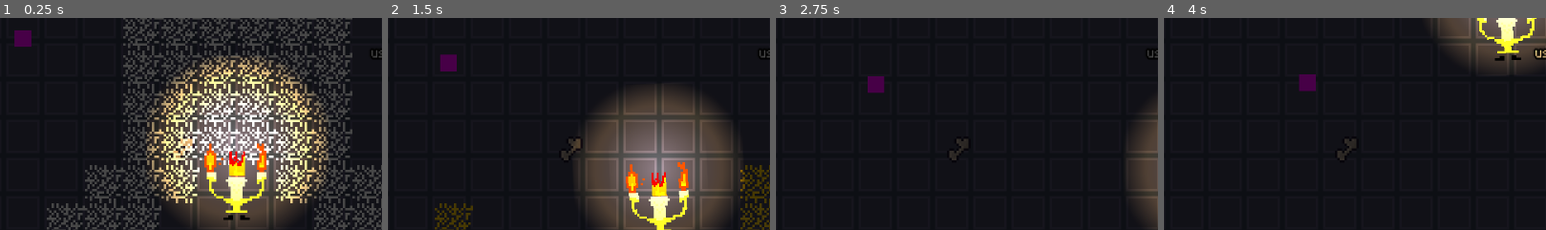
Above: before the commit, frames 1-4 (left to right).
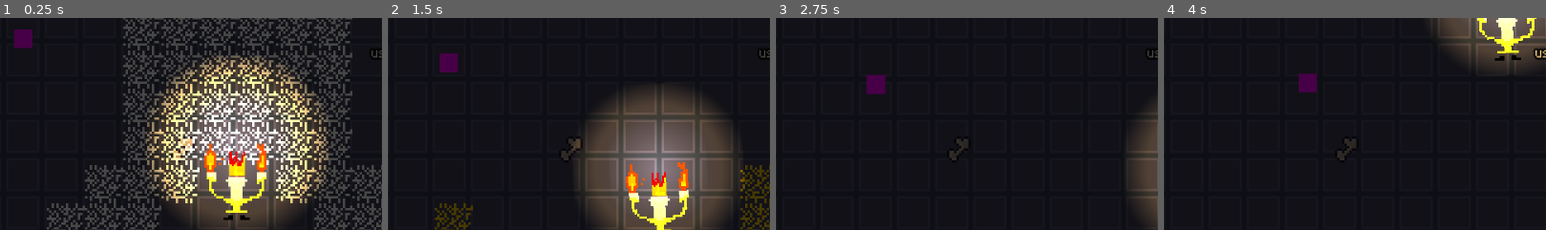
Above: after the commit, the same moments.

Repository: pinkytoefoo/candle
Game: Godot game, scene res://dungeons/dungeon_tutorial.tscn
Two runs of this game, one before a commit and one after it. Both use one fixed random seed, a clock stepped at 60 frames per second and the inputs below.
Inputs (mouse positions are % of the whole screen's width and height, from its top left):
- Up to frame 1 (0.25 s): no input
- Up to frame 2 (1.5 s): move the mouse to (72, 44) at 0.52 s; hold D (right) 0.53-1.28 s; hold E (interact) 0.53-1.28 s; move the mouse to (30, 54) at 1.27 s; hold S (down) from 1.28 s (still down); tap Mouse wheel down (scroll_down) at 1.35 s
- Up to frame 3 (2.75 s): move the mouse to (60, 27) at 2.02 s; release S (down) at 2.03 s; hold D (right) from 2.03 s (still down); tap Mouse wheel up (scroll_up) at 2.1 s
- Up to frame 4 (4 s): move the mouse to (45, 70) at 2.77 s; release D (right) at 2.78 s; hold W (up) 2.78-3.53 s; tap E (interact) at 2.85 s; move the mouse to (80, 65) at 3.52 s; hold A (left) from 3.53 s (still down); tap Mouse wheel down (scroll_down) at 3.6 s
The pictures show only the part of the screen within x 19-69%, y 45-95%; the shares and areas given below are measured in that part.

The runs differ from the first frame. In frame 1, less than 0.1% of the frame differs, in the area x 3-9%, y 5-15%; in frame 2, less than 0.1%; in frame 3, 0.1%, in the area x 23-29%, y 27-37%; in frame 4, 0.1%.

Commit message:
added shadows

Diff:
--- a/entities/enemy/enemy_test.tscn
+++ b/entities/enemy/enemy_test.tscn
@@ -6,14 +6,20 @@
 
 [sub_resource type="RectangleShape2D" id="RectangleShape2D_20erm"]
 
+[sub_resource type="OccluderPolygon2D" id="OccluderPolygon2D_ok24e"]
+polygon = PackedVector2Array(0, -4, 4, -4, 4, 4, -4, 4, -4, -4)
+
 [node name="EnemyTest" type="CharacterBody2D" unique_id=2141791888]
 collision_mask = 2
 script = ExtResource("1_imbt5")
 
 [node name="Sprite2D" type="Sprite2D" parent="." unique_id=311116793]
-scale = Vector2(7, 7)
+scale = Vector2(7.825, 7.825)
 texture = SubResource("PlaceholderTexture2D_7tkht")
 
 [node name="CollisionShape2D" type="CollisionShape2D" parent="." unique_id=1573196023]
 scale = Vector2(0.4, 0.4)
 shape = SubResource("RectangleShape2D_20erm")
+
+[node name="LightOccluder2D" type="LightOccluder2D" parent="." unique_id=1178468115]
+occluder = SubResource("OccluderPolygon2D_ok24e")
--- a/entities/player/player.tscn
+++ b/entities/player/player.tscn
@@ -241,6 +241,9 @@
 [node name="PointLight2D" type="PointLight2D" parent="Sprite2D/Flame" unique_id=2040818047]
 position = Vector2(1, -18)
 scale = Vector2(1.5, 1.5)
+shadow_enabled = true
+shadow_color = Color(0.050980393, 0.050980393, 0.050980393, 0.18039216)
+shadow_filter_smooth = 1.0
 texture = SubResource("GradientTexture2D_qiwj3")
 
 [node name="AnimatedSprite2D" type="AnimatedSprite2D" parent="." unique_id=1614031693]
